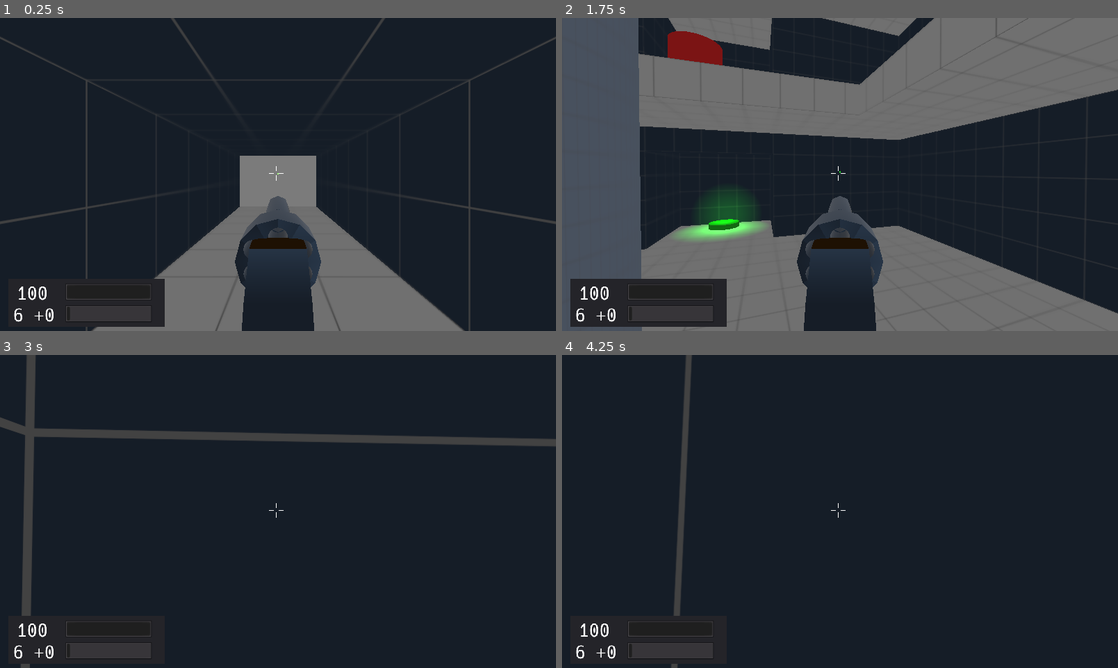
Above: before the commit, frames 1-4 (two rows, left to right).
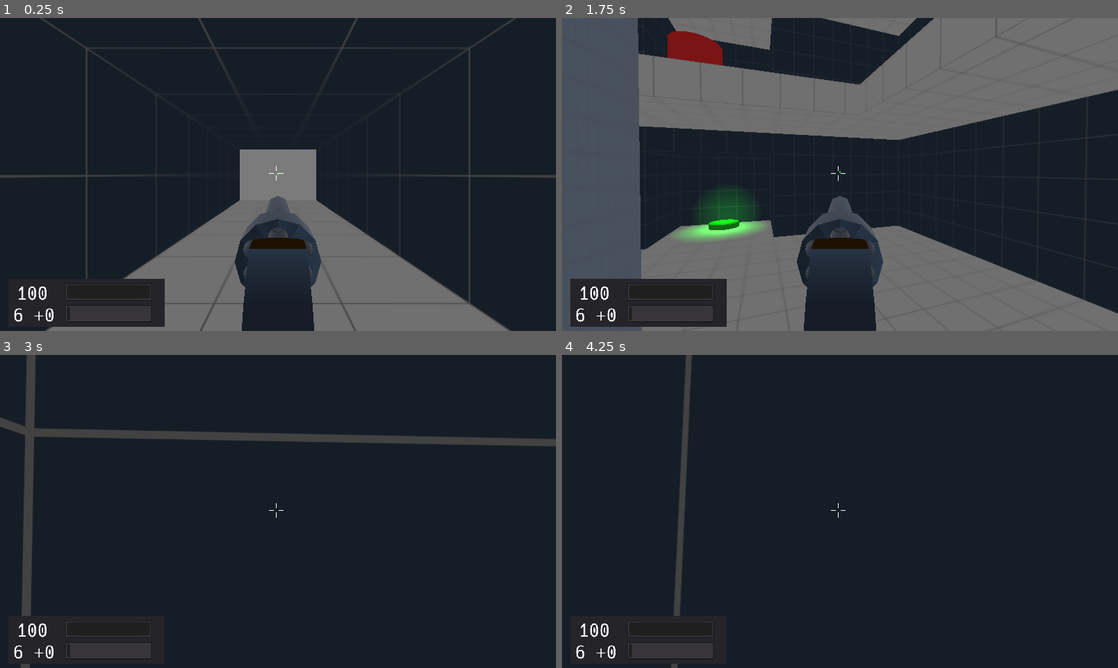
Above: after the commit, the same moments.

Repository: duckinator/keress
Game: Godot game, scene res://levels/Level_002.tscn
Two runs of this game, one before a commit and one after it. Both use one fixed random seed, a clock stepped at 60 frames per second and the inputs below. This scene is started directly instead of the project's main scene.
Inputs (mouse positions are in pixels of both pictures, inside the frame that each line leads up to):
- Up to frame 1 (0.25 s): no input
- Up to frame 2 (1.75 s): tap Enter (ui_accept) at 0.5 s; move the mouse to (834, 180) at 0.52 s; press the mouse at (834, 180) at 0.53 s; hold W (movement_forward) from 0.53 s (still down); tap Space (movement_jump) at 0.77, 1.52 s; move the mouse to (878, 177) at 1.27 s; release the mouse at (878, 177) at 1.28 s; right-click (878, 177) at 1.35 s
- Up to frame 3 (3 s): move the mouse to (233, 508) at 2.02 s; tap Shift (movement_crouch) at 2.1 s; move the mouse to (283, 511) at 2.77 s; release W (movement_forward) at 2.78 s; hold A (movement_left) from 2.78 s (still down); tap Tab (quick_switch_item) at 2.85 s
- Up to frame 4 (4.25 s): tap Space (movement_jump) at 3.02, 3.77 s; move the mouse to (817, 505) at 3.52 s; release A (movement_left) at 3.53 s; hold W (movement_forward) from 3.53 s (still down); hold 1 from 3.53 s (still down)

The runs differ from the first frame. In frame 1, 5.1% of the frame differs, in the area x 0-100%, y 0-100%; in frame 2, less than 0.1%; in frame 3, less than 0.1%; in frame 4, less than 0.1%.

Commit message:
begin work on level 3; clean up transition 001

Diff:
--- a/src/Game.gd
+++ b/src/Game.gd
@@ -6,7 +6,7 @@
 # TODO: See if these can be automagically determined?
 const FIRST_LEVEL = 1
 const MIN_LEVEL = FIRST_LEVEL
-const MAX_LEVEL = 2
+const MAX_LEVEL = 3
 
 const MAIN_MENU_PATH = "res://menus/MainMenu.tscn"
 const DEBUG_SCENE = preload("res://overlays/Debug_Display.tscn")
--- /dev/null
+++ b/src/levels/Level_003.tscn
@@ -0,0 +1,93 @@
+[gd_scene load_steps=11 format=2]
+
+[ext_resource path="res://player/Player.tscn" type="PackedScene" id=1]
+[ext_resource path="res://levels/Transition_001.tscn" type="PackedScene" id=2]
+[ext_resource path="res://environment/door/Door.tscn" type="PackedScene" id=3]
+[ext_resource path="res://textures/generic-panel-01.png" type="Texture" id=4]
+[ext_resource path="res://textures/generic-panel-03.png" type="Texture" id=5]
+
+[sub_resource type="Environment" id=1]
+ambient_light_color = Color( 0.678431, 0.654902, 0.654902, 1 )
+ambient_light_energy = 0.4
+ambient_light_sky_contribution = 0.0
+
+[sub_resource type="SpatialMaterial" id=2]
+albedo_texture = ExtResource( 4 )
+uv1_scale = Vector3( 0.25, 0.25, 0.25 )
+uv1_triplanar = true
+
+[sub_resource type="CubeMesh" id=3]
+material = SubResource( 2 )
+size = Vector3( 400, 4, 400 )
+
+[sub_resource type="ConvexPolygonShape" id=4]
+points = PoolVector3Array( -200, 2, 200, 200, 2, -200, 200, 2, 200, -200, 2, -200, -200, -2, 200, 200, -2, -200, 200, -2, 200, -200, -2, -200, 200, 2, 200, -200, 2, -200, 200, 2, -200, -200, 2, 200, 200, -2, 200, -200, -2, -200, 200, -2, -200, -200, -2, 200, 200, 2, 200, -200, -2, 200, -200, 2, 200, 200, -2, 200, 200, 2, -200, -200, -2, -200, -200, 2, -200, 200, -2, -200 )
+
+[sub_resource type="SpatialMaterial" id=5]
+albedo_texture = ExtResource( 5 )
+uv1_scale = Vector3( 0.25, 0.25, 0.25 )
+uv1_triplanar = true
+
+[node name="Level_003" type="Spatial"]
+
+[node name="WorldEnvironment" type="WorldEnvironment" parent="."]
+environment = SubResource( 1 )
+
+[node name="Spawns" type="Spatial" parent="."]
+
+[node name="Spawn_1" type="Spatial" parent="Spawns"]
+transform = Transform( 1, 0, 0, 0, 1, 0, 0, 0, 1, 0, 1, 0 )
+
+[node name="Player" parent="." instance=ExtResource( 1 )]
+transform = Transform( -4.37114e-08, 0, 1, 0, 1, 0, -1, 0, -4.37114e-08, 0, 0, 0 )
+
+[node name="Transition_001" parent="." instance=ExtResource( 2 )]
+transform = Transform( -4.37114e-08, 0, -1, 0, 1, 0, 1, 0, -4.37114e-08, 0, 0, 0 )
+
+[node name="Transition_Entry_Door" parent="." instance=ExtResource( 3 )]
+transform = Transform( -1, 0, -8.74228e-08, 0, 1, 0, 8.74228e-08, 0, -1, 20, 5, 0 )
+locked = true
+
+[node name="Level_Entry_Door" parent="." instance=ExtResource( 3 )]
+transform = Transform( 1, 0, 0, 0, 1, 0, 0, 0, 1, -20, 5, 0 )
+default_exit_behavior = false
+seamless_transition = false
+
+[node name="Ceiling" type="MeshInstance" parent="."]
+editor/display_folded = true
+transform = Transform( 1, 0, 0, 0, 1, 0, 0, 0, 1, -220, 102, 0 )
+mesh = SubResource( 3 )
+material/0 = null
+
+[node name="StaticBody" type="StaticBody" parent="Ceiling"]
+
+[node name="CollisionShape" type="CollisionShape" parent="Ceiling/StaticBody"]
+shape = SubResource( 4 )
+
+[node name="Floor" type="MeshInstance" parent="."]
+editor/display_folded = true
+transform = Transform( 1, 0, 0, 0, 1, 0, 0, 0, 1, -220, -102, 0 )
+mesh = SubResource( 3 )
+material/0 = null
+
+[node name="StaticBody" type="StaticBody" parent="Floor"]
+
+[node name="CollisionShape" type="CollisionShape" parent="Floor/StaticBody"]
+shape = SubResource( 4 )
+
+[node name="EntryWall" type="CSGCombiner" parent="."]
+transform = Transform( 1, 0, 0, 0, 1, 0, 0, 0, 1, -18, 0, 0 )
+use_collision = true
+
+[node name="CSGBox" type="CSGBox" parent="EntryWall"]
+width = 4.0
+height = 200.0
+depth = 400.0
+material = SubResource( 5 )
+
+[node name="CSGBox2" type="CSGBox" parent="EntryWall"]
+transform = Transform( 1, 0, 0, 0, 1, 0, 0, 0, 1, 0, 5, 0 )
+operation = 2
+width = 5.0
+height = 16.0
+depth = 20.0
--- a/src/levels/Transition_001.tscn
+++ b/src/levels/Transition_001.tscn
@@ -6,14 +6,14 @@
 [sub_resource type="SpatialMaterial" id=1]
 albedo_texture = ExtResource( 1 )
 uv1_scale = Vector3( 0.25, 0.25, 0.25 )
-uv1_offset = Vector3( 0.5, 0, 0 )
+uv1_offset = Vector3( 0.5, 0.5, 0 )
 uv1_triplanar = true
 
 [sub_resource type="CubeMesh" id=2]
 material = SubResource( 1 )
-size = Vector3( 20, 2, 40 )
-
-[sub_resource type="ConvexPolygonShape" id=21]
+size = Vector3( 20, 4, 40 )
+
+[sub_resource type="ConvexPolygonShape" id=3]
 points = PoolVector3Array( -10, 1, 20, 10, 1, -20, 10, 1, 20, -10, 1, -20, -10, -1, 20, 10, -1, -20, 10, -1, 20, -10, - …(208 unchanged characters)…
 
 [sub_resource type="SpatialMaterial" id=4]
@@ -26,33 +26,33 @@
 material = SubResource( 4 )
 size = Vector3( 4, 12, 32 )
 
-[sub_resource type="ConvexPolygonShape" id=18]
+[sub_resource type="ConvexPolygonShape" id=6]
 points = PoolVector3Array( -2, 6, 16, 2, 6, -16, 2, 6, 16, -2, 6, -16, -2, -6, 16, 2, -6, -16, 2, -6, 16, -2, -6, -16,  …(184 unchanged characters)…
 
-[sub_resource type="ConvexPolygonShape" id=19]
+[sub_resource type="ConvexPolygonShape" id=7]
 points = PoolVector3Array( -2, 6, 16, 2, 6, -16, 2, 6, 16, -2, 6, -16, -2, -6, 16, 2, -6, -16, 2, -6, 16, -2, -6, -16,  …(184 unchanged characters)…
 
+[sub_resource type="SpatialMaterial" id=8]
+albedo_texture = ExtResource( 2 )
+uv1_scale = Vector3( 0.25, 0.25, 0.25 )
+uv1_offset = Vector3( 0.5, 0.5, 0.5 )
+uv1_triplanar = true
+
+[sub_resource type="CubeMesh" id=9]
+material = SubResource( 8 )
+size = Vector3( 20, 4, 4 )
+
+[sub_resource type="ConvexPolygonShape" id=10]
+points = PoolVector3Array( -10, 2, 2, 10, 2, -2, 10, 2, 2, -10, 2, -2, -10, -2, 2, 10, -2, -2, 10, -2, 2, -10, -2, -2, 10, 2, 2, -10, 2, -2, 10, 2, -2, -10, 2, 2, 10, -2, 2, -10, -2, -2, 10, -2, -2, -10, -2, 2, 10, 2, 2, -10, -2, 2, -10, 2, 2, 10, -2, 2, 10, 2, -2, -10, -2, -2, -10, 2, -2, 10, -2, -2 )
+
 [sub_resource type="SpatialMaterial" id=11]
 albedo_texture = ExtResource( 2 )
 uv1_scale = Vector3( 0.25, 0.25, 0.25 )
-uv1_offset = Vector3( 0.5, 0.5, 0.5 )
-uv1_triplanar = true
-
-[sub_resource type="CubeMesh" id=8]
+uv1_offset = Vector3( 0.5, 0, 0.5 )
+uv1_triplanar = true
+
+[sub_resource type="CubeMesh" id=12]
 material = SubResource( 11 )
-size = Vector3( 20, 4, 4 )
-
-[sub_resource type="ConvexPolygonShape" id=9]
-points = PoolVector3Array( -10, 2, 2, 10, 2, -2, 10, 2, 2, -10, 2, -2, -10, -2, 2, 10, -2, -2, 10, -2, 2, -10, -2, -2, 10, 2, 2, -10, 2, -2, 10, 2, -2, -10, 2, 2, 10, -2, 2, -10, -2, -2, 10, -2, -2, -10, -2, 2, 10, 2, 2, -10, -2, 2, -10, 2, 2, 10, -2, 2, 10, 2, -2, -10, -2, -2, -10, 2, -2, 10, -2, -2 )
-
-[sub_resource type="SpatialMaterial" id=12]
-albedo_texture = ExtResource( 2 )
-uv1_scale = Vector3( 0.25, 0.25, 0.25 )
-uv1_offset = Vector3( 0.5, 0, 0.5 )
-uv1_triplanar = true
-
-[sub_resource type="CubeMesh" id=10]
-material = SubResource( 12 )
 size = Vector3( 4, 8, 4 )
 
 [sub_resource type="ConvexPolygonShape" id=13]
@@ -82,13 +82,14 @@
 
 [node name="Floor" type="MeshInstance" parent="."]
 editor/display_folded = true
+transform = Transform( 1, 0, 0, 0, 1, 0, 0, 0, 1, 0, -1, 0 )
 mesh = SubResource( 2 )
 material/0 = null
 
 [node name="StaticBody" type="StaticBody" parent="Floor"]
 
 [node name="CollisionShape" type="CollisionShape" parent="Floor/StaticBody"]
-shape = SubResource( 21 )
+shape = SubResource( 3 )
 
 [node name="Wall_Left" type="MeshInstance" parent="."]
 editor/display_folded = true
Not shown: 8 places in src/levels/Transition_001.tscn that only renumber resources
